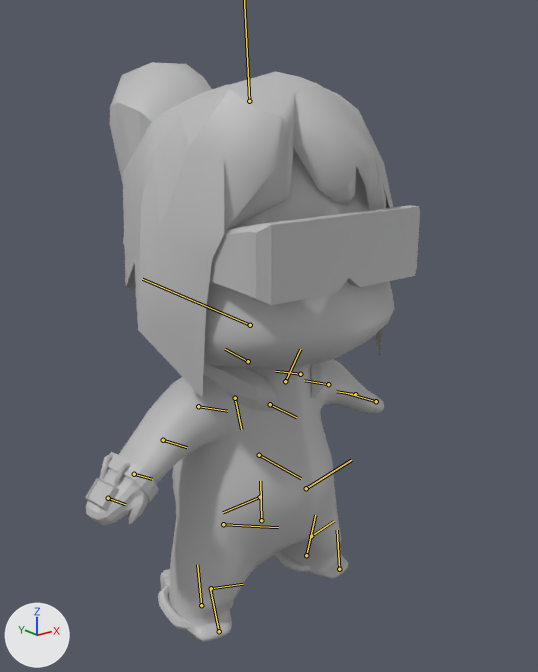
The FBX model Havoc Hotel/Assets/HavocHotel/Meshes/Player_004_Base_Mesh.fbx, before and after one commit.
Both versions are drawn from a 50 mm lens placed at (-0.878, -1.115, 1.032), pointed at (0.028, 0.018, 0.579). Every picture has the same lights, and +X, +Y and +Z are marked at lower left. The bones that bend it are drawn over the model as lines.

Objects in the first picture: 'Havoc_Hotel_character_mesh1', 'Player_004_Mesh_Collar', 'Player_004_Mesh_Head_Accessories', 'Player_004_Mesh_Power_Glove', 'Player_004_Mesh_R_Boot'.
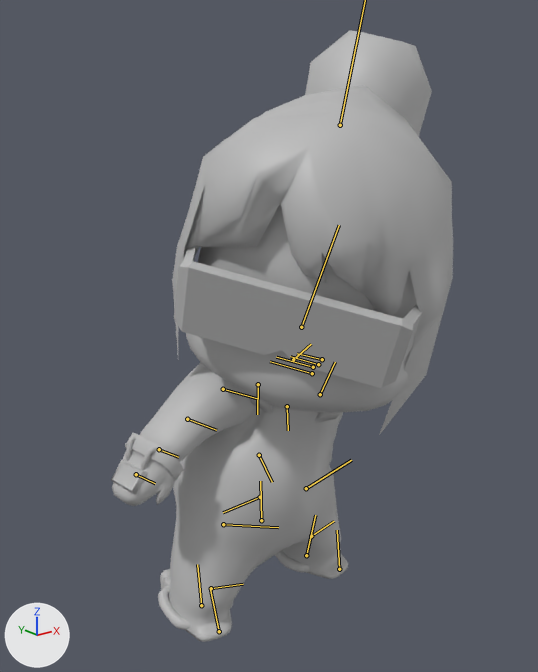
The newer file adds an action. The first version stands in its rest pose; the second is drawn at frame 101 of the action 'Take 001'.

The change, as JSON lines over the scene's bpy script:
```json
{"block": "bone_stomach", "where": "bone_stomach = bpy.data.objects['Armature'].pose.bones['Stomach']  # child of 'Root_Bone'"}
{"op": "set", "path": "bone_stomach.rotation_quaternion", "old": "(1.0, 0.0, 0.0, 0.0)", "new": "(0.947, -0.233, -0.221, 0.022)", "note": "degrees (0, 0, 0) -> degrees (-30, -24, 9)"}
{"block": "bone_chest", "where": "bone_chest = bpy.data.objects['Armature'].pose.bones['Chest']  # child of 'Stomach'"}
{"op": "set", "path": "bone_chest.rotation_quaternion", "old": "(1.0, 0.0, 0.0, 0.0)", "new": "(0.981, -0.061, 0.117, 0.14)", "note": "degrees (0, 0, 0) -> degrees (-5, 14, 16)"}
{"block": "bone_neck", "where": "bone_neck = bpy.data.objects['Armature'].pose.bones['Neck']  # child of 'Chest'"}
{"op": "set", "path": "bone_neck.rotation_quaternion", "old": "(1.0, 0.0, 0.0, 0.0)", "new": "(0.968, -0.251, 0.0, 0.0)", "note": "degrees (0, 0, 0) -> degrees (-29, 0, 0)"}
{"block": "bone_head_base", "where": "bone_head_base = bpy.data.objects['Armature'].pose.bones['Head_Base']  # child of 'Neck'"}
{"op": "set", "path": "bone_head_base.rotation_quaternion", "old": "(1.0, 0.0, 0.0, 0.0)", "new": "(0.986, 0.144, -0.013, -0.088)", "note": "degrees (0, 0, 0) -> degrees (17, 0, -10)"}
{"block": "bone_shoulder_l", "where": "bone_shoulder_l = bpy.data.objects['Armature'].pose.bones['Shoulder_L']  # child of 'Chest'"}
{"op": "set", "path": "bone_shoulder_l.rotation_quaternion", "old": "(1.0, 0.0, 0.0, 0.0)", "new": "(0.779, -0.251, 0.574, 0.0)", "note": "degrees (0, 0, 0) -> degrees (-61, 64, -40)"}
{"block": "bone_shoulder_r", "where": "bone_shoulder_r = bpy.data.objects['Armature'].pose.bones['Shoulder_R']  # child of 'Chest'"}
{"op": "set", "path": "bone_shoulder_r.rotation_quaternion", "old": "(1.0, 0.0, 0.0, 0.0)", "new": "(0.929, 0.0, -0.369, 0.0)", "note": "degrees (0, 0, 0) -> degrees (0, -43, 0)"}
{"block": "bone_wrist_r", "where": "bone_wrist_r = bpy.data.objects['Armature'].pose.bones['Wrist_R']  # child of 'Elbow_R'"}
{"op": "set", "path": "bone_wrist_r.rotation_quaternion", "old": "(1.0, 0.0, 0.0, 0.0)", "new": "(0.997, -0.006, 0.082, 0.011)", "note": "degrees (0, 0, 0) -> degrees (-1, 9, 1)"}
```

Pixel boxes (x1, y1, x2, y2) of what changed, in the pictures (538 x 672 px):
```json
{"object": "Player_004_Mesh_Head_Accessories", "change": "posed", "before": [109, 62, 420, 397], "after": [172, 30, 453, 435], "on screen": "10% narrower, 21% taller"}
{"object": "Havoc_Hotel_character_mesh1", "change": "posed", "before": [119, 149, 394, 642], "after": [139, 204, 417, 642]}
{"object": "Player_004_Mesh_Power_Glove", "change": "posed", "before": [85, 452, 159, 525], "after": [111, 432, 184, 506]}
{"object": "Player_004_Mesh_Collar", "change": "posed", "before": [203, 362, 326, 411], "after": [249, 394, 341, 422]}
{"bone": "Stomach", "before": "(259, 455) to (301, 478)", "after": "(259, 455) to (272, 482)"}
{"bone": "Chest", "before": "(270, 404) to (296, 417)", "after": "(287, 406) to (288, 430)"}
{"bone": "Neck", "before": "(248, 361) to (225, 349)", "after": "(293, 359) to (311, 344)"}
{"bone": "Head_Base", "before": "(250, 325) to (142, 279)", "after": "(301, 327) to (339, 225)"}
{"bone": "Shoulder_L", "before": "(285, 381) to (300, 349)", "after": "(320, 394) to (335, 362)"}
{"bone": "Shoulder_R", "before": "(235, 398) to (241, 429)", "after": "(258, 384) to (257, 414)"}
{"bone": "Wrist_R", "before": "(134, 474) to (152, 479)", "after": "(159, 449) to (178, 457)"}
```
